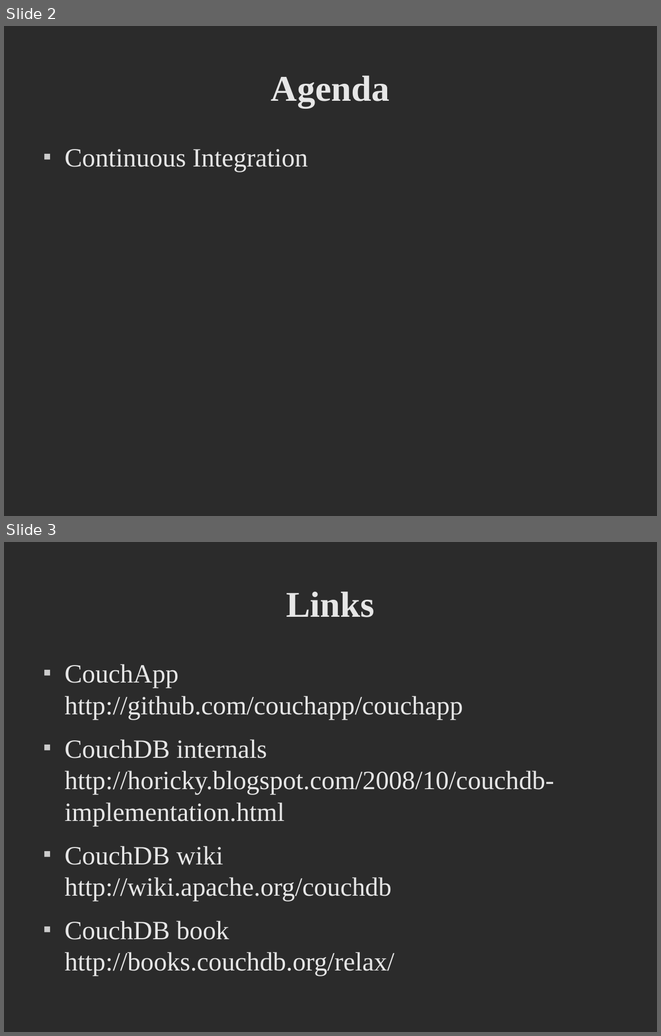
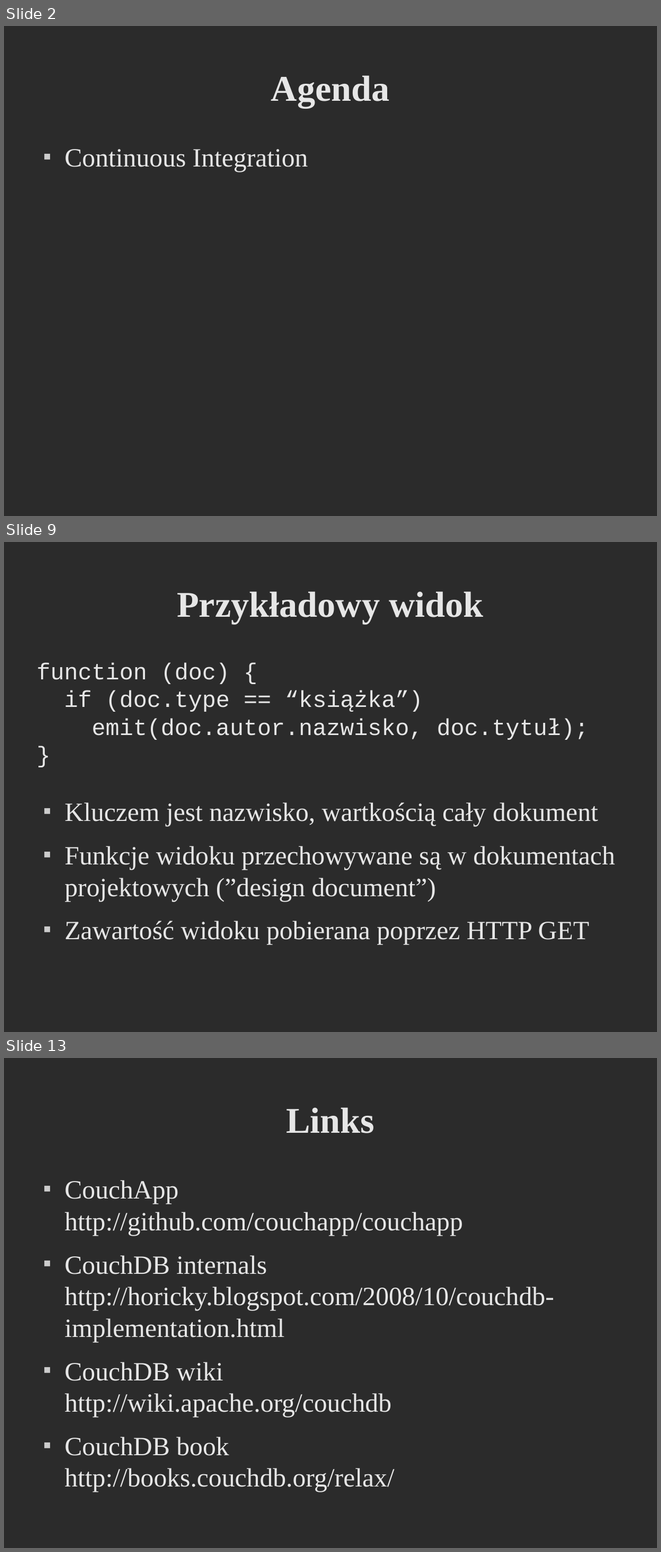
Before and after one commit to godfryd/checking-couchdb, a slide deck: checking-couchdb.odp. Shown one above the other, each under a label of ours: slides 2 and 3 before the commit, slides 2, 9 and 13 after it; the slides between them are not shown. The pictures are 661x1036 and 661x1552 pixels, drawn with LibreOffice and Linux fonts; fonts in the diff are those of the drawing; background and template pictures are left out; a plain dark background stands for a picture behind light text. Boxes give left, top, right and bottom in pixels: in the first picture for what was removed or moved away, otherwise in the second. Text is boxed around its words. In the diff, an @@ line names an element or a change of style, - is before the commit and + after.

```diff
--- a/checking-couchdb.odp
+++ b/checking-couchdb.odp
@@ slide 9 added at (4, 542, 657, 1032), background picture (left out) @@
@@ title added at (177, 591, 483, 624), 44 pt, text #E6E6E6, bold @@
+Przykładowy widok
@@ text added at (37, 663, 615, 944), 32 pt, text #E6E6E6 @@
+function (doc) {
+if (doc.type == “książka”)
+emit(doc.autor.nazwisko, doc.tytuł);
+}
+■ Kluczem jest nazwisko, wartkością cały dokument
+■ Funkcje widoku przechowywane są w dokumentach projektowych (”design document”)
+■ Zawartość widoku pobierana poprzez HTTP GET
@@ what was slide 3 is now slide 13 @@
```
Also in this commit, not shown: 10 other slides added, 1 other file.
